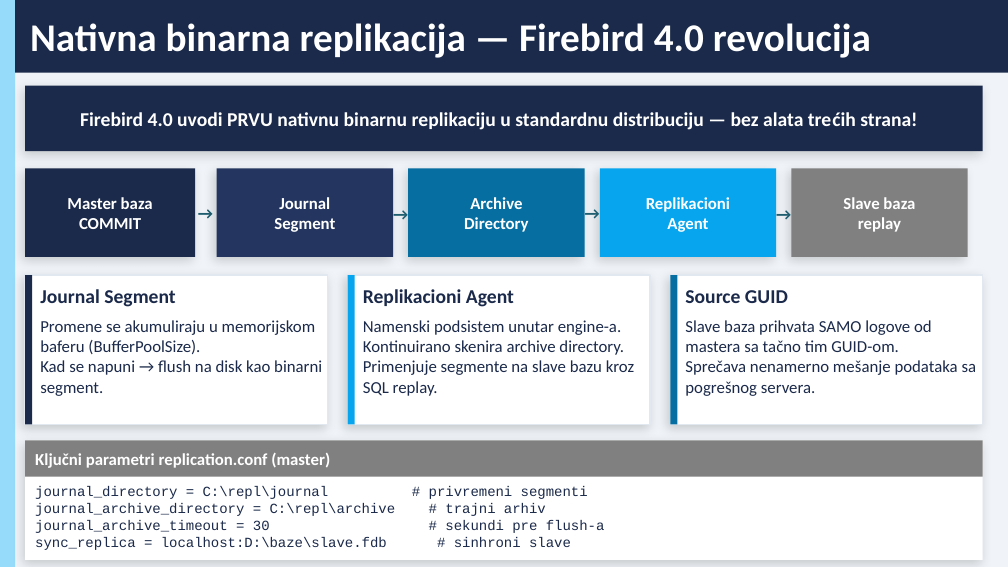
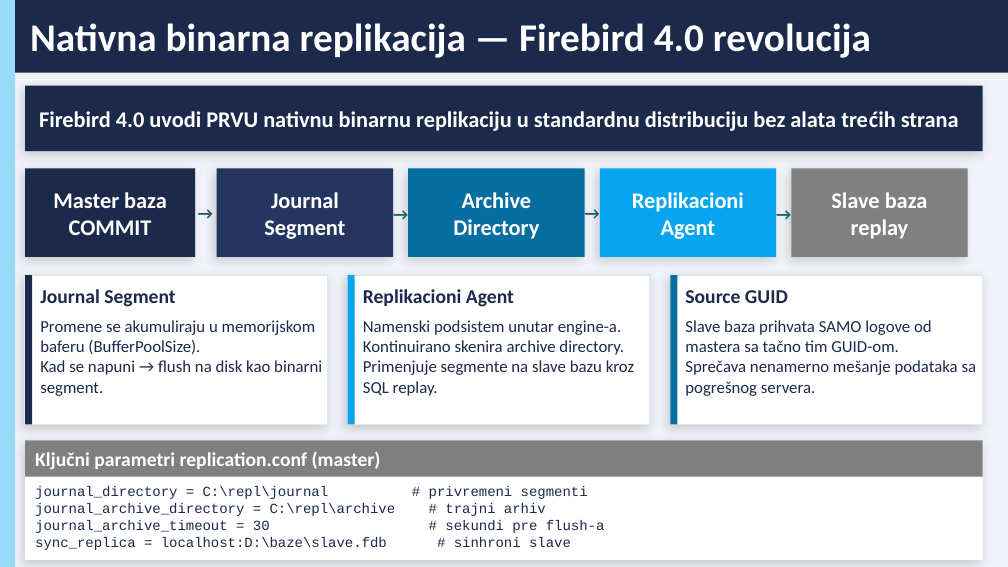
Before and after one commit to jefimija-stamenovic/subp, a slide deck: slide 5 of seminarski-3/Replikacija podataka (replication and mirroring) kod Firebird baze podataka.pptx. Drawn at 1008x567 pixels with LibreOffice and Linux fonts; fonts in the diff are those of the drawing. Boxes give left, top, right and bottom in pixels: in the first picture for what was removed or moved away, otherwise in the second. Text is boxed around its words. In the diff, an @@ line names an element or a change of style, - is before the commit and + after.

```diff
--- a/seminarski-3/Replikacija podataka (replication and mirroring) kod Firebird baze podataka.pptx
+++ b/seminarski-3/Replikacija podataka (replication and mirroring) kod Firebird baze podataka.pptx
@@ text at box(39, 111, 959, 131): text changed; size 14 to 16 pt @@
-Firebird 4.0 uvodi PRVU nativnu binarnu replikaciju u standardnu distribuciju — bez alata trećih strana!
+Firebird 4.0 uvodi PRVU nativnu binarnu replikaciju u standardnu distribuciju bez alata trećih strana
@@ size 12 to 16 pt in 5 elements at box(53, 192, 167, 235), box(264, 192, 345, 239), box(453, 192, 539, 239), box(632, 192, 744, 239), box(831, 192, 928, 239) @@
@@ text "Ključni parametri replication.conf (master)" at box(35, 451, 381, 469): size 12 to 14 pt @@
```
Also in this commit, not shown: 8 other slides changed, 5 other files.
